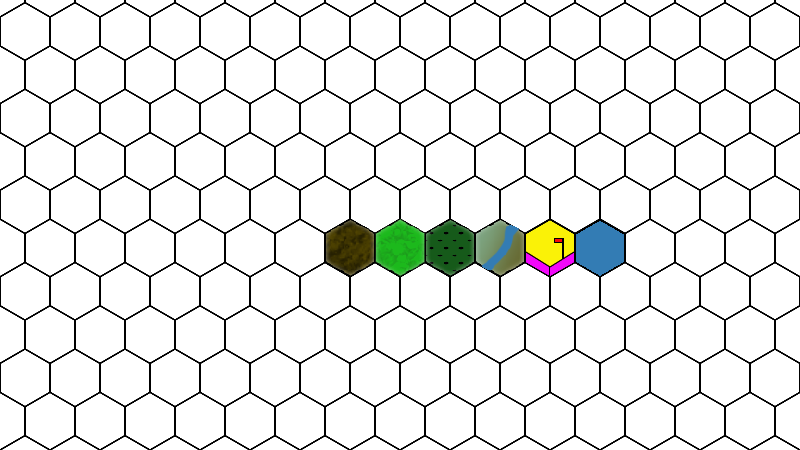
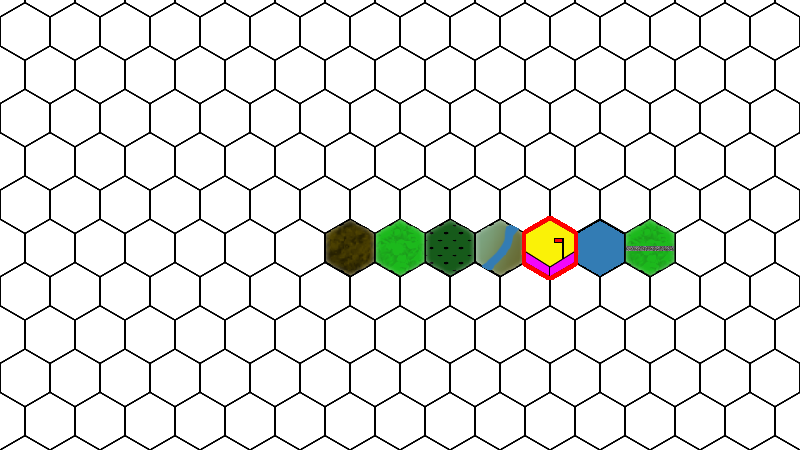
Before/after of a 800 x 450 layered artwork. What changed in the layer stack:
added layer "Glow" above "River" over [521,216,579,280]
added layer "Road" above "Plains copy" over [626,246,674,251]
added layer "Plains copy" above "Plains" over [625,219,675,277]
